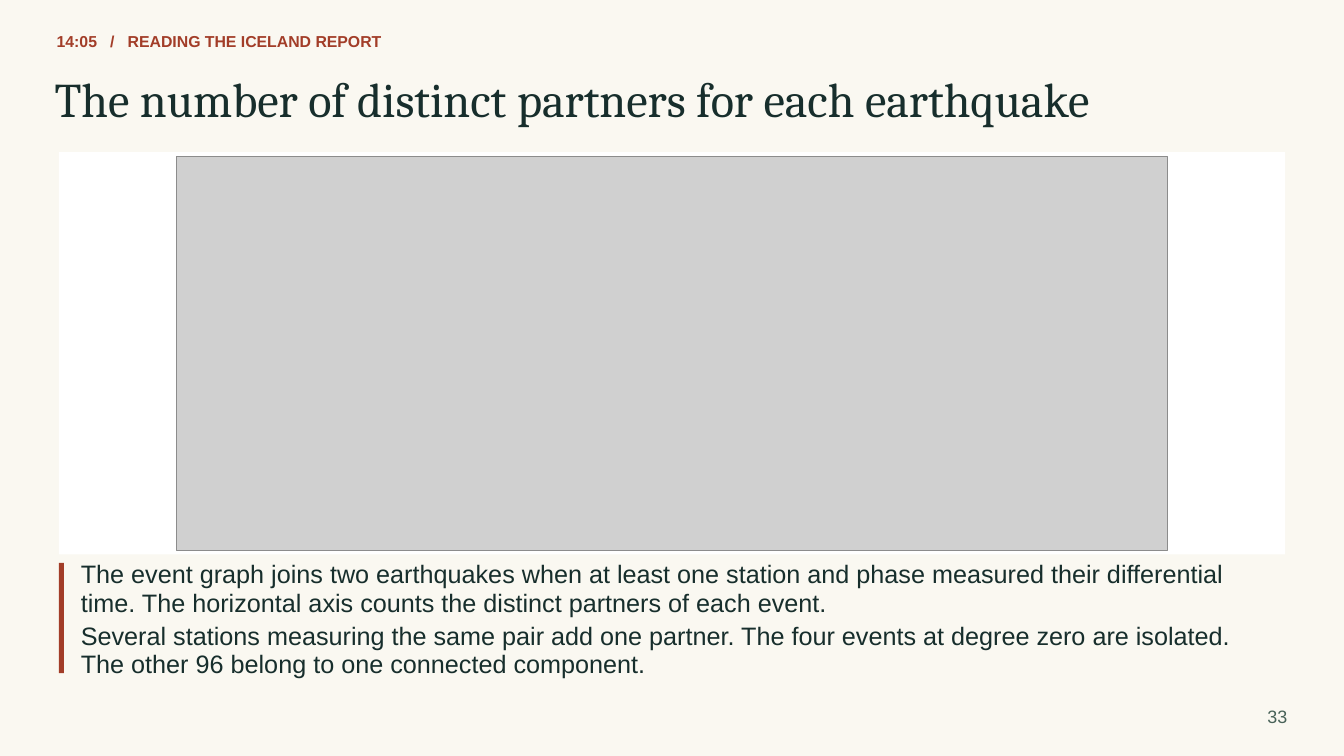
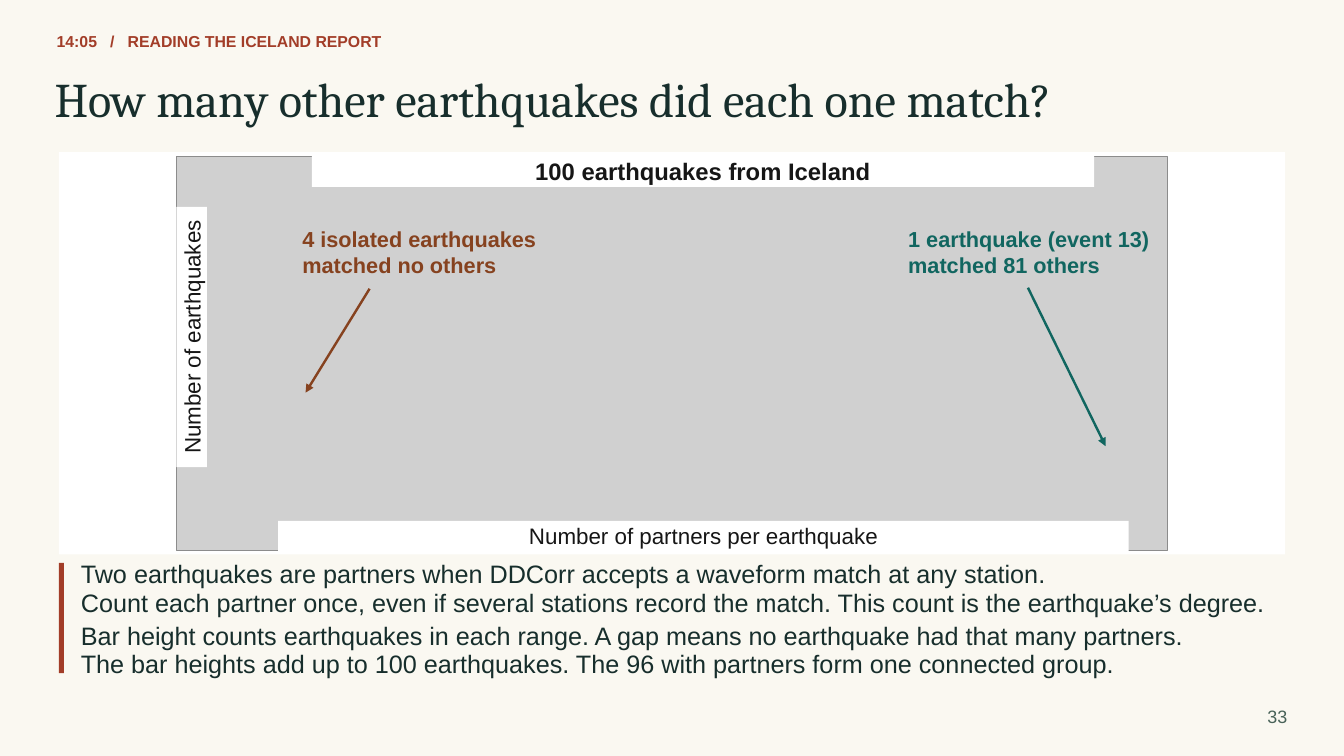
Before and after one commit to eliasrh/DDCorr.jl, a slide deck: slide 33 of teaching/DDCorr_minicourse.pptx. Drawn at 1344x756 pixels with LibreOffice and Linux fonts; fonts in the diff are those of the drawing; grey boxes stand for pictures. Boxes give left, top, right and bottom in pixels: in the first picture for what was removed or moved away, otherwise in the second. Text is boxed around its words. In the diff, an @@ line names an element or a change of style, - is before the commit and + after.

```diff
--- a/teaching/DDCorr_minicourse.pptx
+++ b/teaching/DDCorr_minicourse.pptx
@@ text at (x1=55, y1=83, x2=1052, y2=128): text changed @@
-The number of distinct partners for each earthquake
+How many other earthquakes did each one match?
@@ rectangle added at (x1=312, y1=154, x2=1094, y2=187), fill #FFFFFF, 17 pt, text #161616, bold @@
+100 earthquakes from Iceland
@@ rectangle added at (x1=176, y1=207, x2=207, y2=467), fill #FFFFFF, 16 pt, text #161616 @@
+Number of earthquakes
@@ text added at (x1=302, y1=231, x2=536, y2=273), 15.5 pt, text #86421F, bold @@
+4 isolated earthquakes
+matched no others
@@ text added at (x1=908, y1=231, x2=1149, y2=273), 15.5 pt, text #116660, bold @@
+1 earthquake (event 13)
+matched 81 others
@@ arrow added from (370, 288) to (306, 393), #86421F 1.73 pt @@
@@ arrow added from (1028, 287) to (1106, 447), #116660 1.73 pt @@
@@ rectangle added at (x1=278, y1=521, x2=1129, y2=552), fill #FFFFFF, 16 pt, text #161616 @@
+Number of partners per earthquake
@@ text at (x1=81, y1=564, x2=1045, y2=589): text changed @@
-The event graph joins two earthquakes when at least one station and phase measured their differential
+Two earthquakes are partners when DDCorr accepts a waveform match at any station.
@@ text at (x1=81, y1=593, x2=1264, y2=617): text changed @@
-time. The horizontal axis counts the distinct partners of each event.
+Count each partner once, even if several stations record the match. This count is the earthquake’s degree.
@@ text at (x1=81, y1=626, x2=1182, y2=651): text changed @@
-Several stations measuring the same pair add one partner. The four events at degree zero are isolated.
+Bar height counts earthquakes in each range. A gap means no earthquake had that many partners.
@@ text at (x1=81, y1=654, x2=1113, y2=679): text changed @@
-The other 96 belong to one connected component.
+The bar heights add up to 100 earthquakes. The 96 with partners form one connected group.
```
Also in this commit, not shown: 14 other slides changed, 3 slides added, 3 slides removed, 23 other files.
